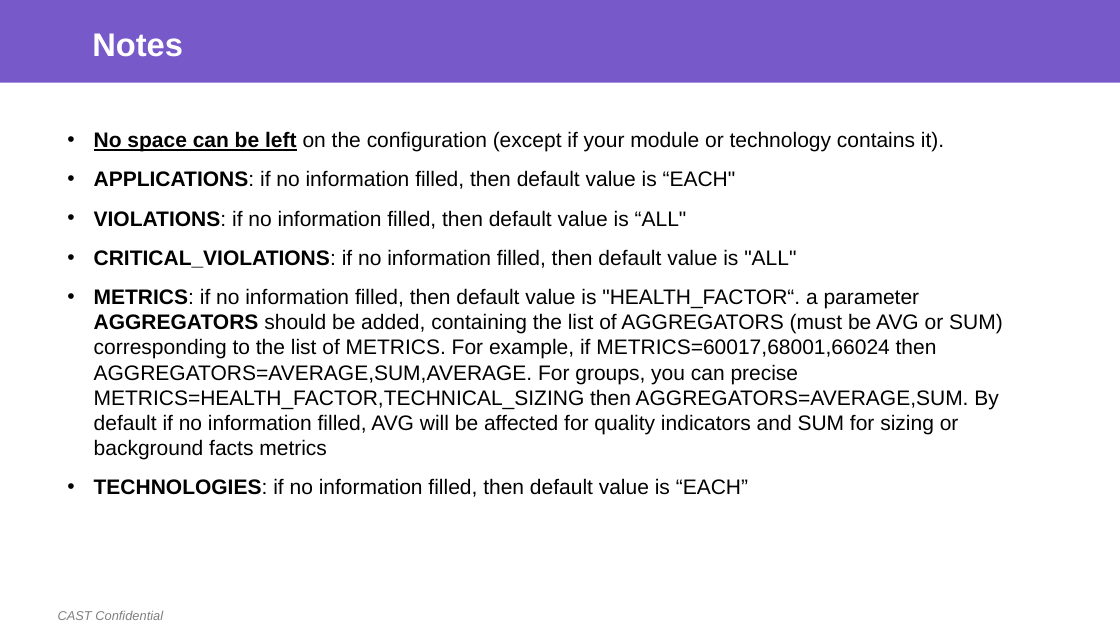
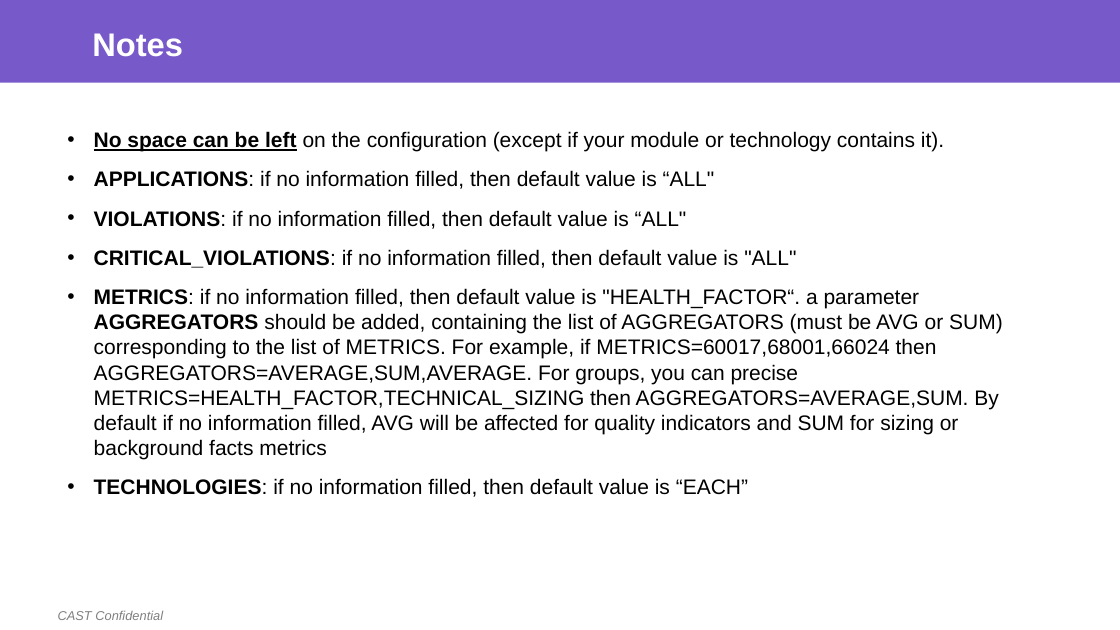
Before and after one commit to CAST-projects/ReportGenerator, a slide deck: slide 10 of CastReporting.Reporting/PortfolioTemplatesFiles/Portfolio Generic Table Definition.pptx. Drawn at 1120x630 pixels with LibreOffice and Linux fonts; fonts in the diff are those of the drawing; background and template pictures are left out. Boxes give left, top, right and bottom in pixels: in the first picture for what was removed or moved away, otherwise in the second. Text is boxed around its words. In the diff, an @@ line names an element or a change of style, - is before the commit and + after.

Commit message:
Fix error in description

```diff
--- a/CastReporting.Reporting/PortfolioTemplatesFiles/Portfolio Generic Table Definition.pptx
+++ b/CastReporting.Reporting/PortfolioTemplatesFiles/Portfolio Generic Table Definition.pptx
@@ text at bbox=[94, 170, 715, 189]: text changed @@
-• APPLICATIONS: if no information filled, then default value is “EACH"
+• APPLICATIONS: if no information filled, then default value is “ALL"
```
